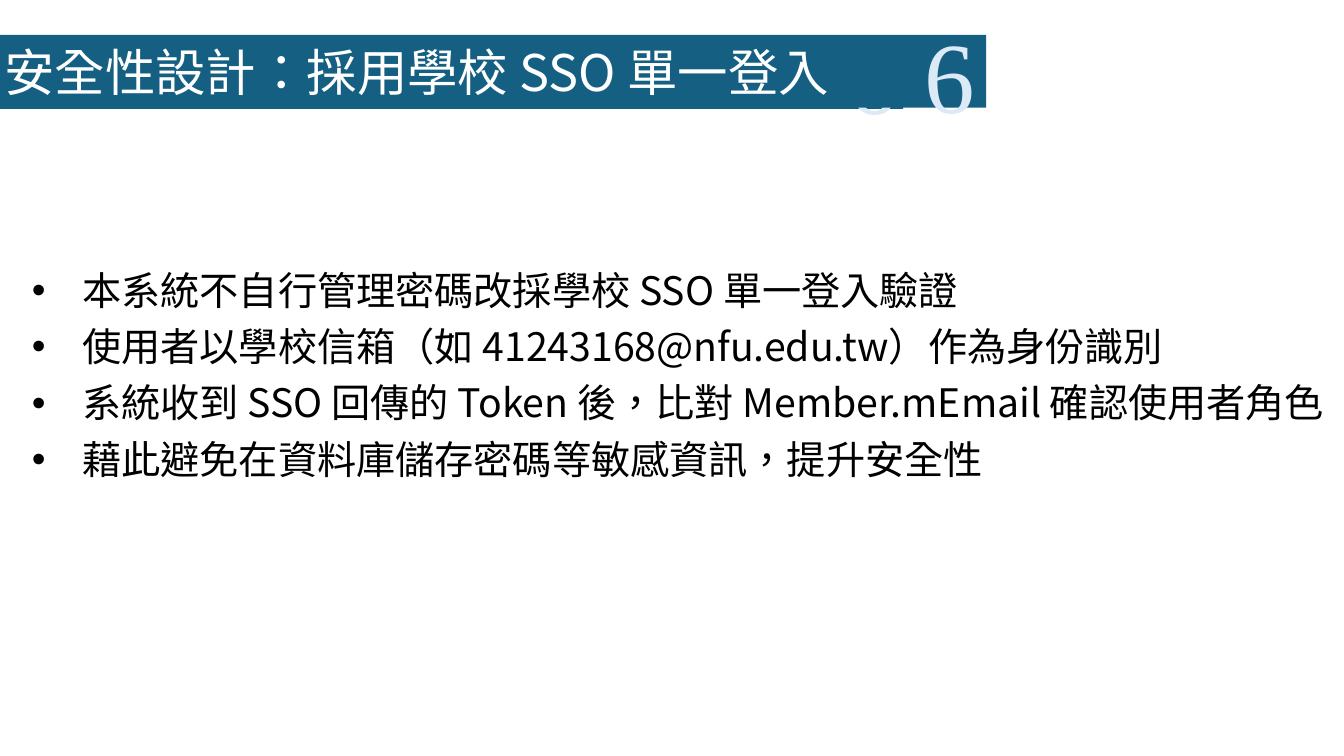
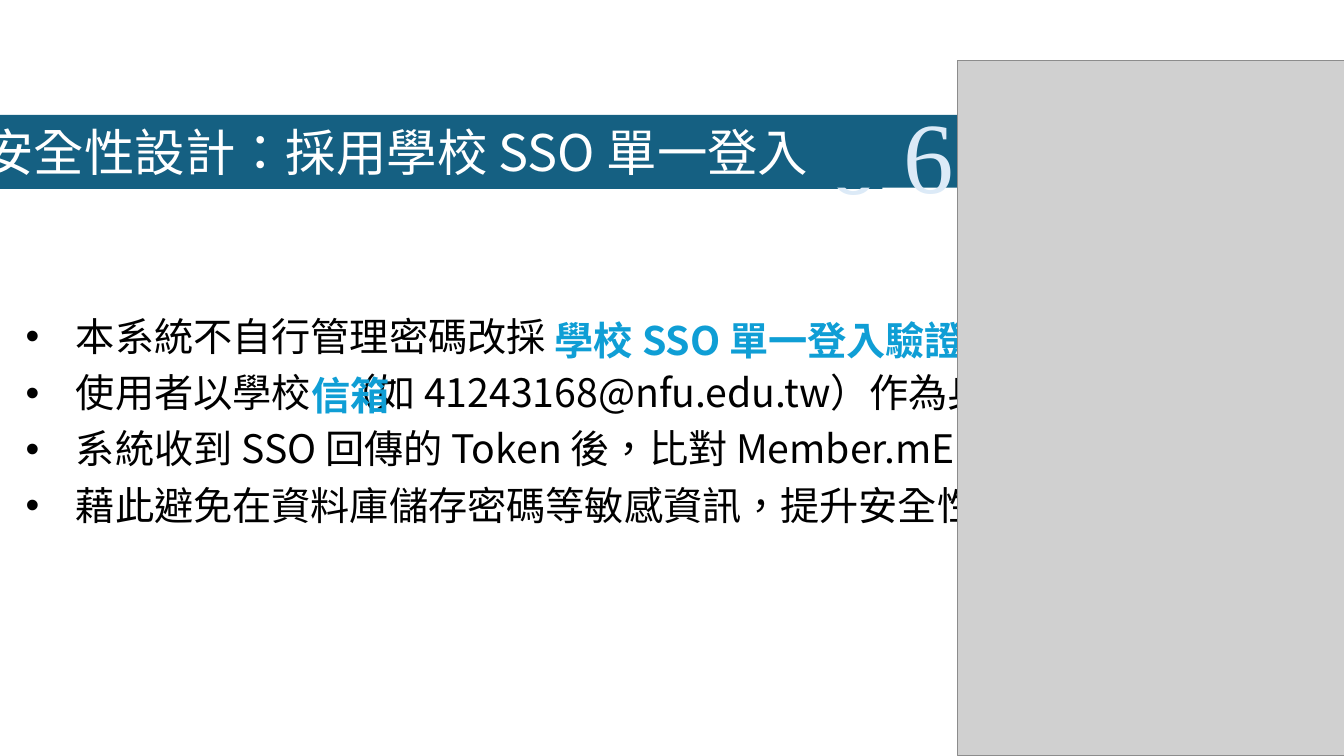
Before and after one commit to LazyEmotionO/NFU_DATABASE, a slide deck: slide 15 of 第四組_資料庫系統期末Part II簡報.pptx. Drawn at 1344x756 pixels with LibreOffice and Linux fonts; fonts in the diff are those of the drawing; grey boxes stand for pictures. Boxes give left, top, right and bottom in pixels: in the first picture for what was removed or moved away, otherwise in the second. Text is boxed around its words. In the diff, an @@ line names an element or a change of style, - is before the commit and + after.

```diff
--- a/第四組_資料庫系統期末Part II簡報.pptx
+++ b/第四組_資料庫系統期末Part II簡報.pptx
@@ picture added at (958,60,1344,756) @@
@@ 4 texts, 2 rectangles: place and size @@
-4 texts, 2 rectangles at (0,35,987,134)
+4 texts, 2 rectangles at (0,115,966,214)
@@ text "本系統不自行管理密碼改採": place and size @@
-text "本系統不自行管理密碼改採" at (82,271,1324,478)
+text "本系統不自行管理密碼改採" at (76,317,1104,531)
@@ text at (76,317,1104,418): text changed @@
-• 本系統不自行管理密碼改採學校 SSO 單一登入驗證
-• 使用者以學校信箱（如 41243168@nfu.edu.tw）作為身份識別
+• 本系統不自行管理密碼改採
+• 使用者以學校 （如 41243168@nfu.edu.tw）作為身份識別
@@ text added at (555,315,964,366), 28 pt, text #0F9ED5, bold @@
+學校 SSO 單一登入驗證
@@ text added at (312,373,390,414), 28 pt, text #0F9ED5, bold @@
+信箱
```
Also in this commit, not shown: 13 other slides changed, 1 slide added.
